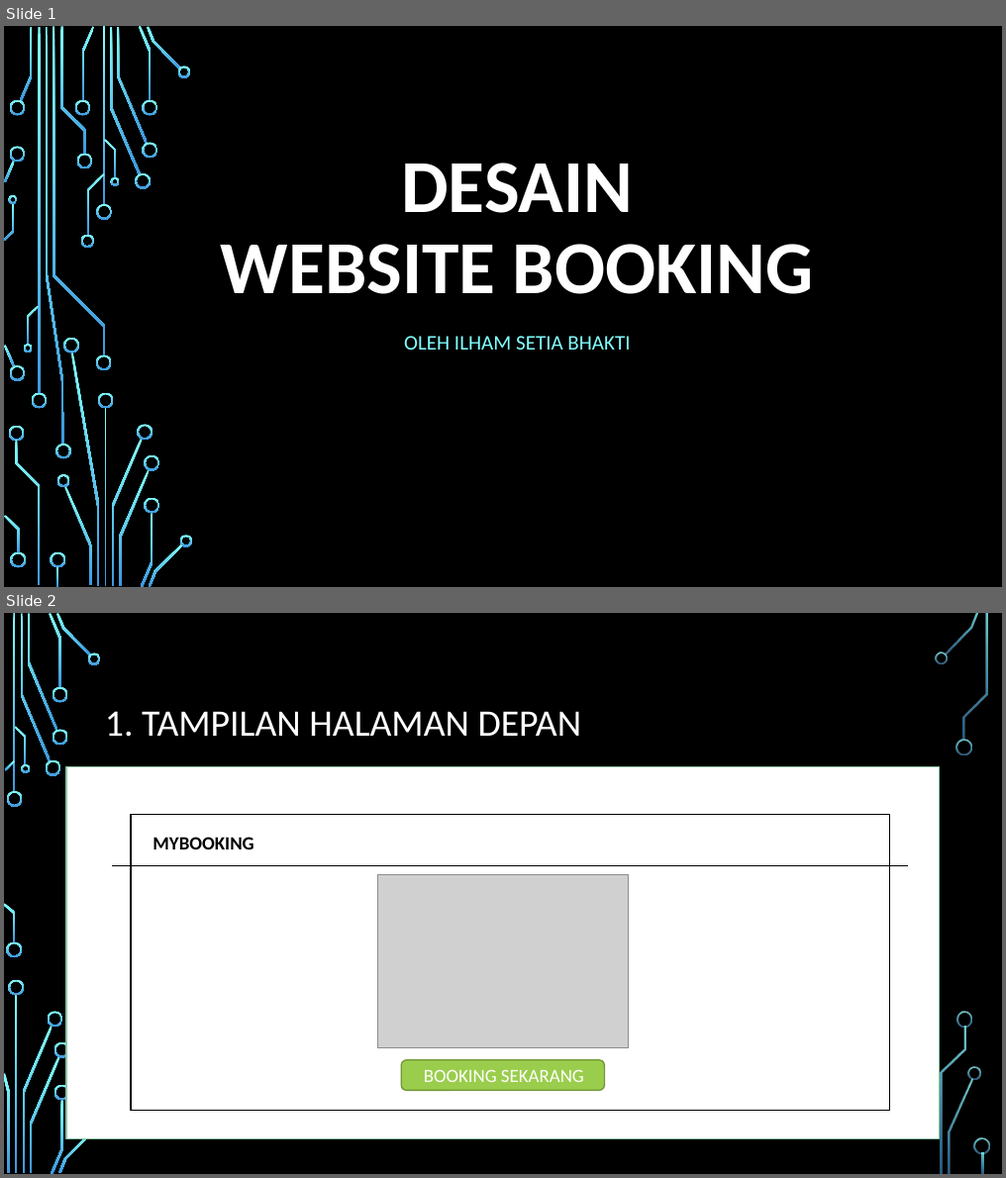
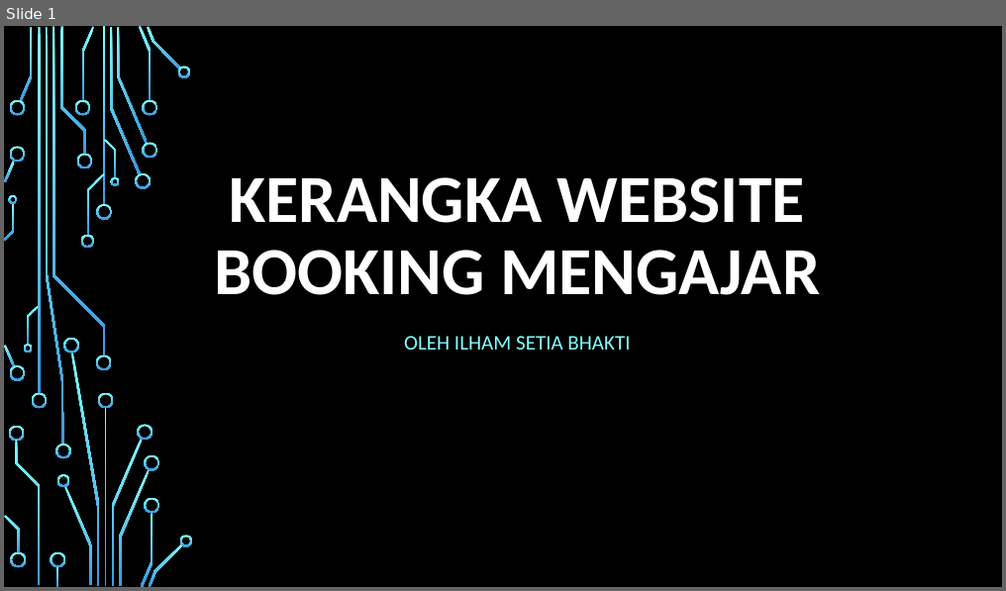
Before and after one commit to ilham513/mybooking, a slide deck: desain aplikasi my booking.pptx. Shown one above the other, each under a label of ours: slides 1 and 2 before the commit, slide 1 after it. The pictures are 1006x1178 and 1006x591 pixels, drawn with LibreOffice and Linux fonts; fonts in the diff are those of the drawing; grey boxes stand for pictures; background and template pictures are left out. Boxes give left, top, right and bottom in pixels: in the first picture for what was removed or moved away, otherwise in the second. Text is boxed around its words. In the diff, an @@ line names an element or a change of style, - is before the commit and + after.

```diff
--- a/desain aplikasi my booking.pptx
+++ b/desain aplikasi my booking.pptx
@@ slide 2 removed at box(4, 613, 1002, 1174), background picture (left out) @@
@@ title removed at box(105, 711, 582, 737) @@
-1. TAMPILAN HALAMAN DEPAN
@@ rectangle removed at box(66, 767, 939, 1140) @@
@@ rectangle removed at box(131, 814, 890, 1110) @@
@@ text removed at box(152, 837, 253, 850) @@
-MYBOOKING
@@ line removed from (113, 866) to (908, 866) @@
@@ picture removed at box(378, 875, 629, 1049) @@
@@ rounded rectangle removed at box(402, 1060, 604, 1090) @@
@@ text removed at box(424, 1069, 584, 1082) @@
-BOOKING SEKARANG
@@ group removed at box(4, 613, 990, 1174): 32 freeform shapes, 3 rectangles @@
@@ slide 1 changed as well @@
@@ title at box(214, 177, 820, 295): text changed; size 72 to 64.8 pt @@
-DESAIN
-WEBSITE BOOKING
+KERANGKA WEBSITE
+BOOKING MENGAJAR
```
Also in this commit, not shown: 1 other slide changed, 9 slides added.
